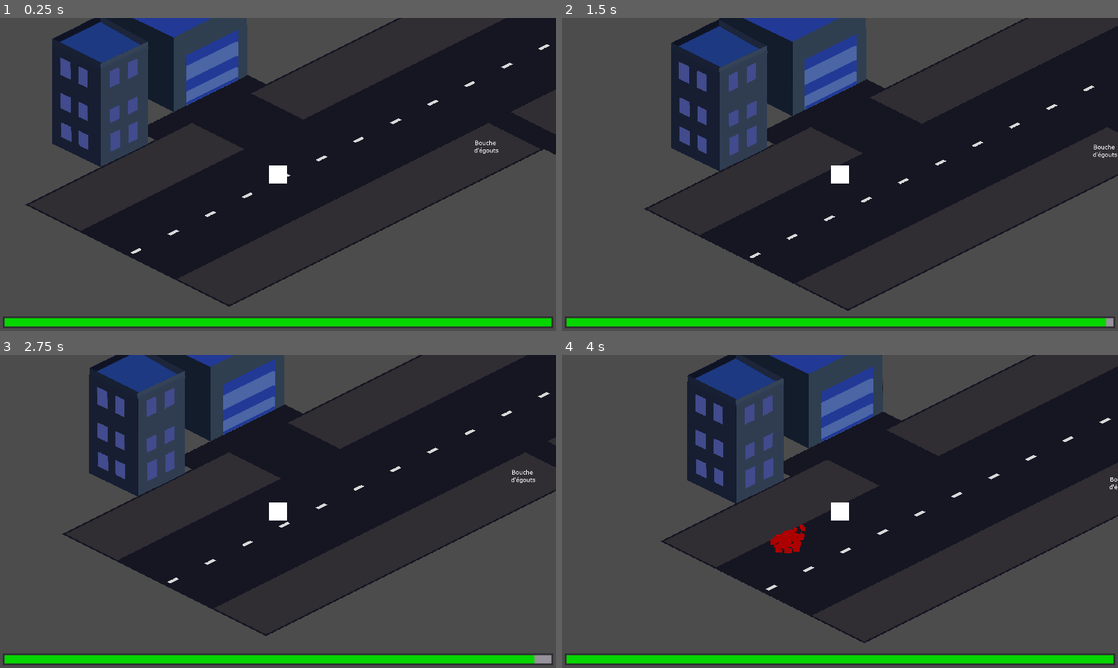
Above: before the commit, frames 1-4 (two rows, left to right).
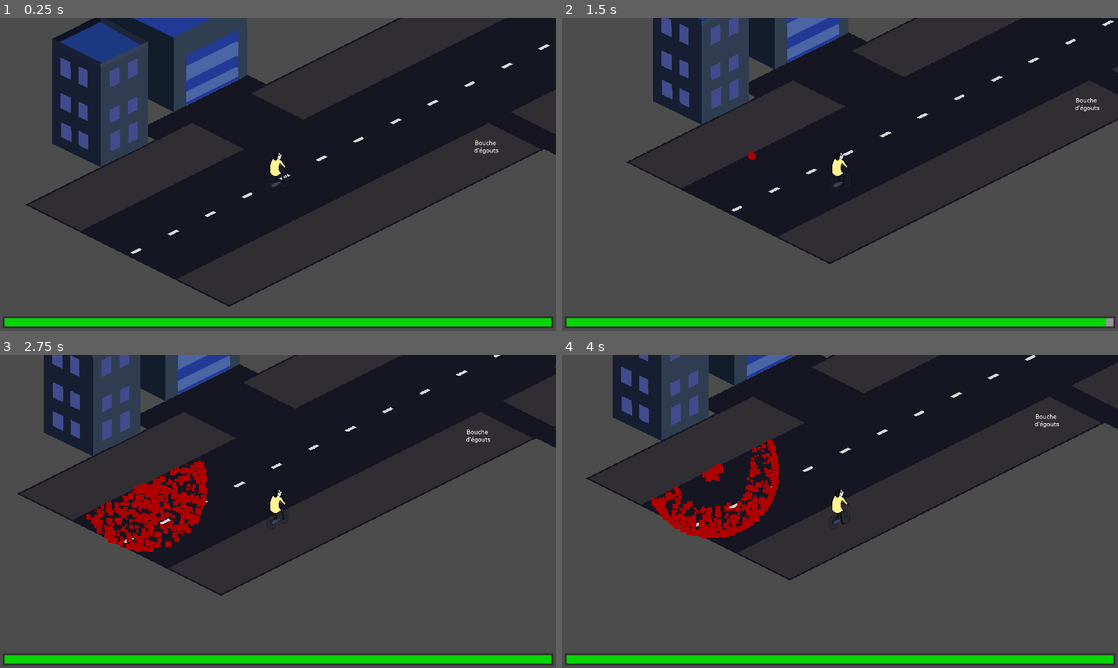
Above: after the commit, the same moments.

Repository: Merliin42/Ludum-Dare-46
Game: Godot game, scene res://Scenes/Main.tscn
Same seed, same stepped clock (60 frames per second), same inputs: the game is played once before the commit and once after it.
Inputs:
- Up to frame 1 (0.25 s): no input
- Up to frame 2 (1.5 s): tap Enter (ui_accept) at 0.5, 0.6, 0.77, 1.07, 1.35 s; hold D (ui_right) 0.53-1.28 s; hold S (speed_down) from 1.28 s (still down)
- Up to frame 3 (2.75 s): tap Enter (ui_accept) at 1.52, 1.82, 2.1 s; release S (speed_down) at 2.03 s; hold D (ui_right) from 2.03 s (still down)
- Up to frame 4 (4 s): tap Enter (ui_accept) at 2.85, 3.02, 3.32, 3.6, 3.77 s; release D (ui_right) at 3.53 s; hold Q (ui_left) from 3.53 s (still down)

The runs differ from the first frame. In frame 1, 0.2% of the frame differs, in the area x 48-52%, y 43-54%; in frame 2, 47%; in frame 3, 50%; in frame 4, 57%, in the area x 4-100%, y 0-92%.

Commit message:
Animation

Diff:
--- a/Scenes/Character.tscn
+++ b/Scenes/Character.tscn
@@ -1,13 +1,37 @@
-[gd_scene load_steps=5 format=2]
+[gd_scene load_steps=17 format=2]
 
-[ext_resource path="res://Assets/Character/placeholder.png" type="Texture" id=1]
+[ext_resource path="res://Assets/Character/forward/forward (6).png" type="Texture" id=1]
 [ext_resource path="res://Scripts/Character.gd" type="Script" id=2]
+[ext_resource path="res://Assets/Character/forward/forward (5).png" type="Texture" id=3]
+[ext_resource path="res://Assets/Character/forward/forward (3).png" type="Texture" id=4]
+[ext_resource path="res://Assets/Character/backward/backward (1).png" type="Texture" id=5]
+[ext_resource path="res://Assets/Character/backward/backward (3).png" type="Texture" id=6]
+[ext_resource path="res://Assets/Character/backward/backward (5).png" type="Texture" id=7]
+[ext_resource path="res://Assets/Character/forward/forward (2).png" type="Texture" id=8]
+[ext_resource path="res://Assets/Character/forward/forward (4).png" type="Texture" id=9]
+[ext_resource path="res://Assets/Character/forward/forward (1).png" type="Texture" id=10]
+[ext_resource path="res://Assets/Character/backward/backward (2).png" type="Texture" id=11]
+[ext_resource path="res://Assets/Character/backward/backward (4).png" type="Texture" id=12]
+[ext_resource path="res://Assets/Character/backward/backward (6).png" type="Texture" id=13]
+
+[sub_resource type="SpriteFrames" id=3]
+animations = [ {
+"frames": [ ExtResource( 5 ), ExtResource( 11 ), ExtResource( 6 ), ExtResource( 12 ), ExtResource( 7 ), ExtResource( 13 ) ],
+"loop": true,
+"name": "backward",
+"speed": 24.0
+}, {
+"frames": [ ExtResource( 10 ), ExtResource( 8 ), ExtResource( 4 ), ExtResource( 9 ), ExtResource( 3 ), ExtResource( 1 ) ],
+"loop": true,
+"name": "forward",
+"speed": 24.0
+} ]
 
 [sub_resource type="RectangleShape2D" id=1]
-extents = Vector2( 64, 64 )
+extents = Vector2( 64, 80 )
 
 [sub_resource type="RectangleShape2D" id=2]
-extents = Vector2( 72, 71.9999 )
+extents = Vector2( 64, 80 )
 
 [node name="Character" type="KinematicBody2D"]
 position = Vector2( 104, 1000 )
@@ -17,8 +41,10 @@
 "_edit_group_": true
 }
 
-[node name="Sprite" type="Sprite" parent="."]
-texture = ExtResource( 1 )
+[node name="AnimatedSprite" type="AnimatedSprite" parent="."]
+frames = SubResource( 3 )
+animation = "forward"
+playing = true
 
 [node name="CollisionShape2D" type="CollisionShape2D" parent="."]
 shape = SubResource( 1 )
--- a/Scripts/Character.gd
+++ b/Scripts/Character.gd
@@ -9,7 +9,14 @@
 
 # warning-ignore:unused_argument
 func _process(delta):
+
+	if Input.is_action_just_pressed("ui_accept") and return_possible:
+		direction = -direction
+		return_possible = false
+
 	var displacement = Vector2(3, -1.5)
+	displacement *= direction
+
 	if Input.is_action_pressed("ui_left"):
 		displacement.y -= 1.5
 	elif Input.is_action_pressed("ui_right"):
@@ -21,11 +28,11 @@
 		displacement.x -= Input.get_action_strength("speed_down")*100
 		displacement.y += Input.get_action_strength("speed_down")*50
 
-	if Input.is_action_just_pressed("ui_accept") and return_possible:
-		direction = -direction
-		return_possible = false
+	if direction == 1 :
+		$AnimatedSprite.animation = "forward"
+	elif direction == -1 :
+		$AnimatedSprite.animation = "backward"
 
-	displacement *= direction
 # warning-ignore:return_value_discarded
 	move_and_slide(displacement)
 
Binary file added: Assets/Character/backward/backward (1).png
Not shown, added: Assets/Character/backward/backward (1).png.import
Binary file added: Assets/Character/backward/backward (2).png
Not shown, added: Assets/Character/backward/backward (2).png.import
Binary file added: Assets/Character/backward/backward (3).png
Not shown, added: Assets/Character/backward/backward (3).png.import
Binary file added: Assets/Character/backward/backward (4).png
Not shown, added: Assets/Character/backward/backward (4).png.import
Binary file added: Assets/Character/backward/backward (5).png
Not shown, added: Assets/Character/backward/backward (5).png.import
Binary file added: Assets/Character/backward/backward (6).png
Not shown, added: Assets/Character/backward/backward (6).png.import
(and 12 more such lines)
